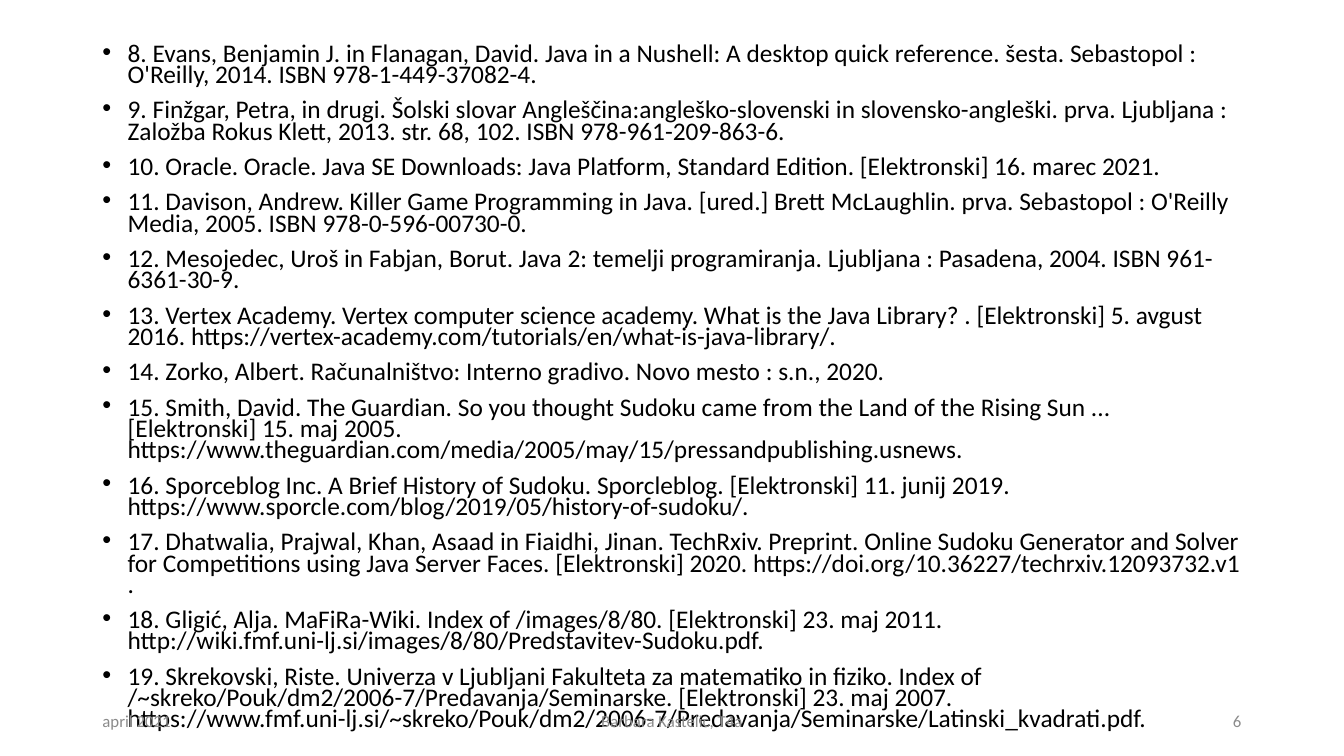
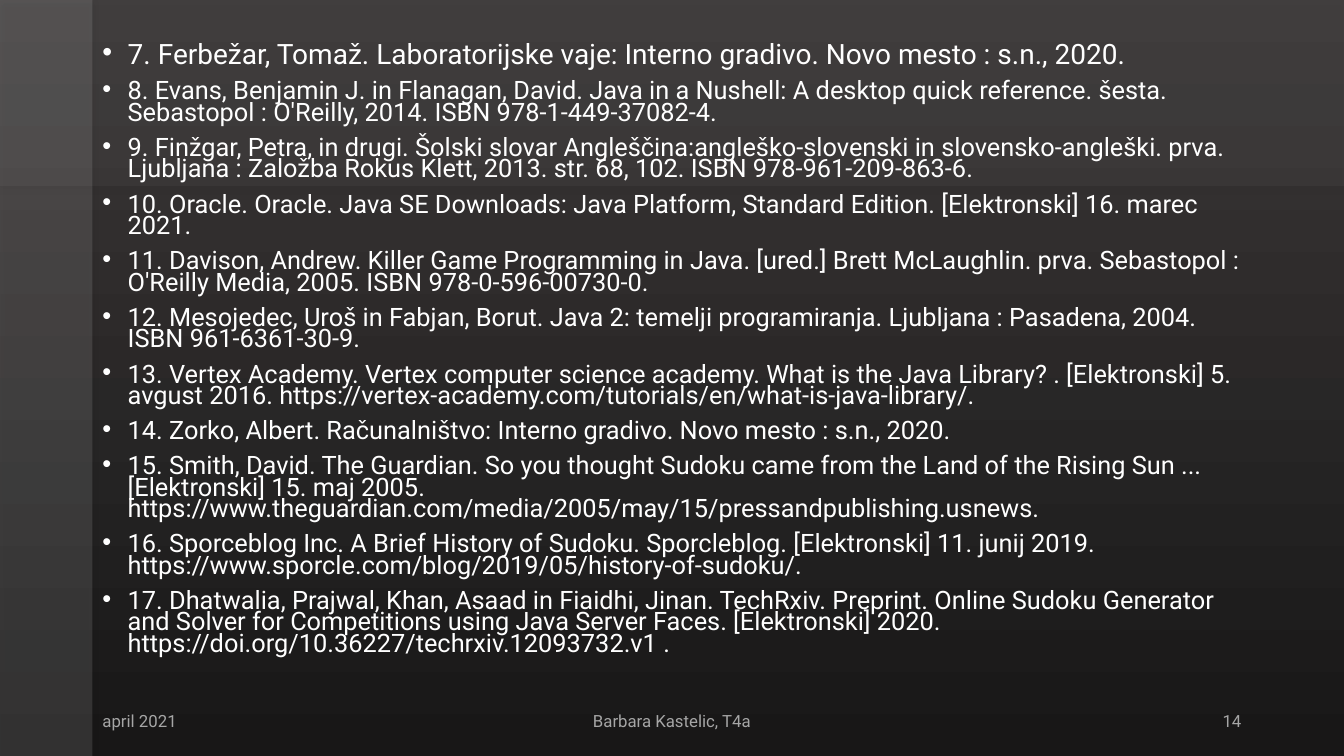
Before and after one commit to Barbie3/MaturitenaNaloga, a slide deck: slide 14 of IZDELAVA IGER - SUDOKU.pptx (slide 6 before the commit). Drawn at 1344x756 pixels with LibreOffice and Linux fonts; fonts in the diff are those of the drawing. Boxes give left, top, right and bottom in pixels: in the first picture for what was removed or moved away, otherwise in the second. Text is boxed around its words. In the diff, an @@ line names an element or a change of style, - is before the commit and + after.

```diff
--- a/IZDELAVA IGER - SUDOKU.pptx
+++ b/IZDELAVA IGER - SUDOKU.pptx
@@ background #FFFFFF to gradient #3B3838 to #181717 @@
@@ rectangle added at [0,0,93,756], fill #FFFFFF at 12% opacity @@
@@ rectangle added at [0,0,1344,187], fill #FFFFFF at 4% opacity @@
@@ text at [128,43,1125,70]: paragraph added @@
+• 7. Ferbežar, Tomaž. Laboratorijske vaje: Interno gradivo. Novo mesto : s.n., 2020.
@@ text at [128,79,1231,658]: font Calibri to Roboto, text colour #000000 to #FFFFFF @@
@@ text at [128,609,1146,732]: paragraphs removed @@
-• 18. Gligić, Alja. MaFiRa-Wiki. Index of /images/8/80. [Elektronski] 23. maj 2011. http://wiki.fmf.uni-lj.si/images/8/80/Predstavitev-Sudoku.pdf.
-• 19. Skrekovski, Riste. Univerza v Ljubljani Fakulteta za matematiko in fiziko. Index of /~skreko/Pouk/dm2/2006-7/Predavanja/Seminarske. [Elektronski] 23. maj 2007. https://www.fmf.uni-lj.si/~skreko/Pouk/dm2/2006-7/Predavanja/Seminarske/Latinski_kvadrati.pdf.
@@ text "april 2021" at [102,714,177,731]: font Calibri to Roboto, text colour #8C8C8C to #A6A6A6 @@
@@ text "Barbara Kastelic, T4a" at [593,714,751,729]: font Calibri to Roboto, text colour #8C8C8C to #A6A6A6 @@
@@ page number at [1223,715,1242,727]: text changed; font Calibri to Roboto; text colour #8C8C8C to #A6A6A6 @@
-6
+14
```
Also in this commit, not shown: 6 other slides changed, 9 slides added.
